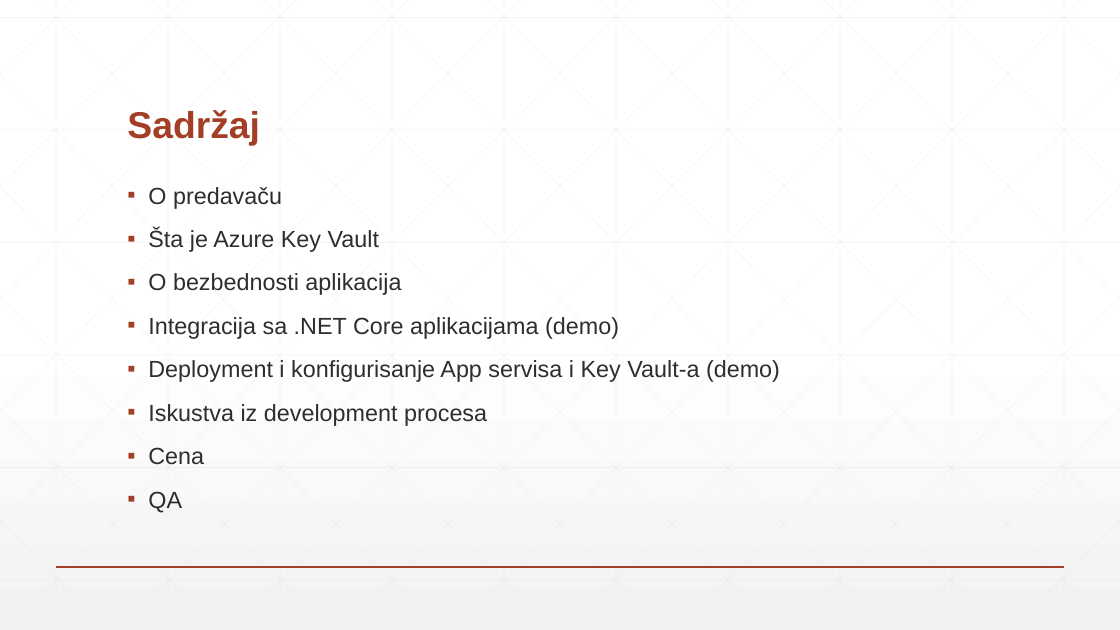
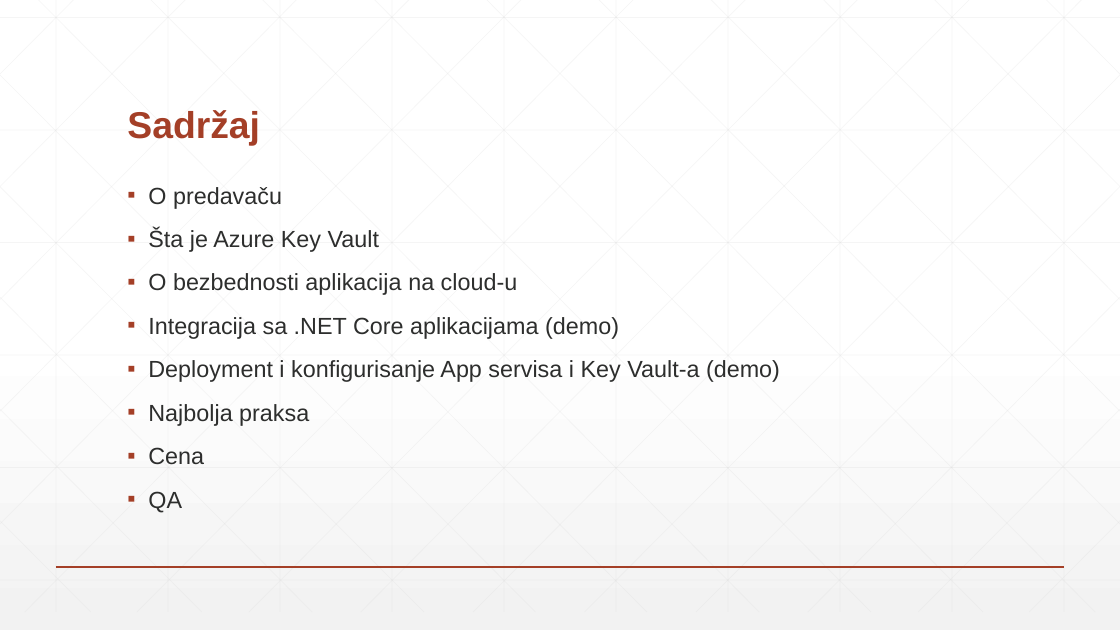
Before and after one commit to zsrdjan/presentations, a slide deck: slide 2 of azure-meetup-key-vault/presentation.pptx. Drawn at 1120x630 pixels with LibreOffice and Linux fonts; fonts in the diff are those of the drawing. Boxes give left, top, right and bottom in pixels: in the first picture for what was removed or moved away, otherwise in the second. Text is boxed around its words. In the diff, an @@ line names an element or a change of style, - is before the commit and + after.

```diff
--- a/azure-meetup-key-vault/presentation.pptx
+++ b/azure-meetup-key-vault/presentation.pptx
@@ text at (x1=148, y1=273, x2=518, y2=295): text changed @@
-▪ O bezbednosti aplikacija
+▪ O bezbednosti aplikacija na cloud-u
@@ text at (x1=148, y1=404, x2=309, y2=426): text changed @@
-▪ Iskustva iz development procesa
+▪ Najbolja praksa
```
Also in this commit, not shown: 2 other slides changed, 8 slides added, 9 slides removed.
